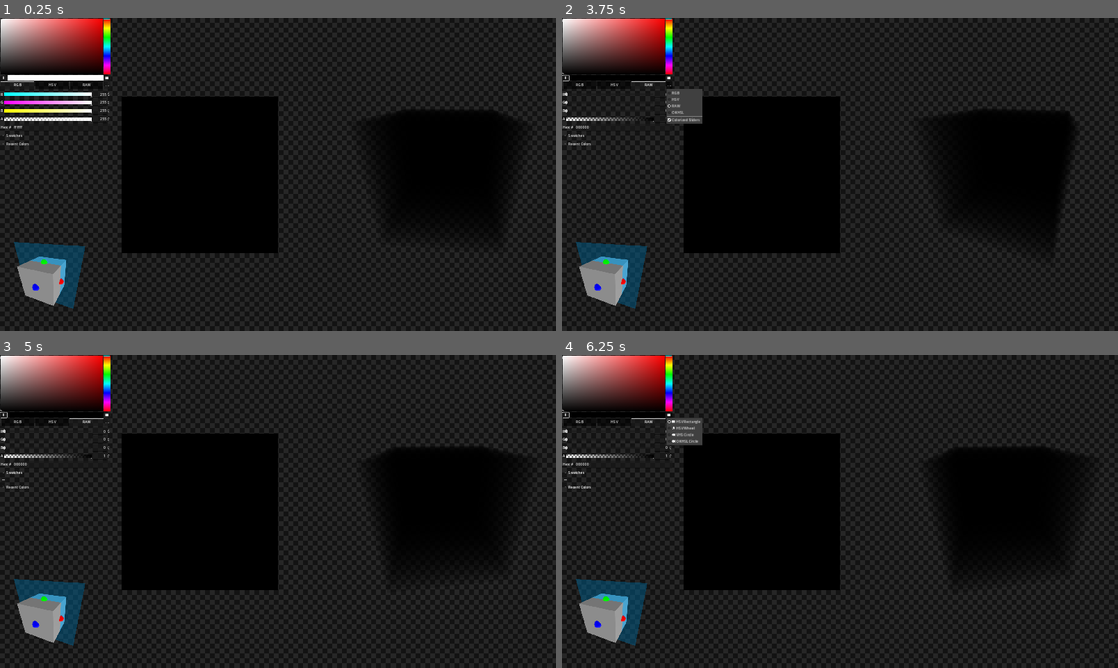
Above: before the commit, frames 1-4 (two rows, left to right).
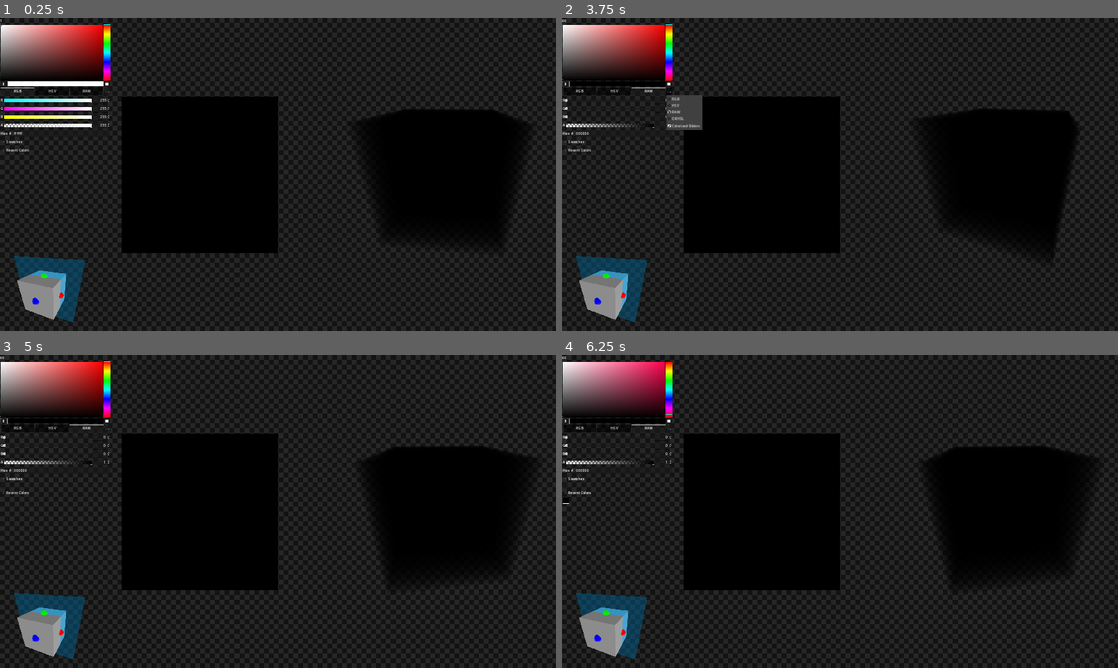
Above: after the commit, the same moments.

Repository: Z53-INCOMING/krita-3d
Game: Godot game, scene res://program.tscn
Same seed, same stepped clock (60 frames per second), same inputs: the game is played once before the commit and once after it.
Inputs (mouse positions are in pixels of both pictures, inside the frame that each line leads up to; where the layout moved, square brackets give the same spot in the first picture):
- Up to frame 1 (0.25 s): no input
- Up to frame 2 (3.75 s): click (567, 83) [567, 77] at 0.5 s; click "RGB" at 1.25 s; click "HSV" at 2 s; click "RAW" at 2.75 s; click "..." at 3.5 s
- Up to frame 3 (5 s): click "Swatches" at 4.25 s
- Up to frame 4 (6.25 s): click "Recent Colors" at 5 s; click (667, 414) at 5.77 s

The runs differ from the first frame. In frame 1, 7.2% of the frame differs, in the area x 0-20%, y 0-98%; in frame 2, 6.2%; in frame 3, 5.8%; in frame 4, 6.4%.

Commit message:
brush size

Diff:
--- a/program.gd
+++ b/program.gd
@@ -21,7 +21,7 @@
 var image: Image
 
 # Max is 128, works better with powers of two
-var image_size := 32
+var image_size := 64
 
 var old_integer_mouse_coord: Vector2i
 
@@ -32,6 +32,8 @@
 var point_in_history := 0
 
 var volumetric_shader: ShaderMaterial
+
+var brush_radius := 4.0
 
 func _ready():
 	if false:
@@ -125,9 +127,16 @@
 
 	if AABB(Vector3.ZERO, Vector3.ONE).has_point(mouse_position_3d):
 		if Input.is_action_pressed("paint"):
-			if old_integer_mouse_coord != calculate_integer_mouse_coordinate(mouse_position_3d):
-				color_pixel(mouse_position_3d, brush_color)
-				old_integer_mouse_coord = calculate_integer_mouse_coordinate(mouse_position_3d)
+			var current_integer_mouse_coord := calculate_integer_mouse_coordinate(mouse_position_3d)
+			var selected_pixel_3d = Vector3i(floor(mouse_position_3d * float(image_size)))
+			if old_integer_mouse_coord != current_integer_mouse_coord:
+				for x in range(selected_pixel_3d.x - int(ceil(brush_radius)), selected_pixel_3d.x + int(ceil(brush_radius) + 1)):
+					for y in range(selected_pixel_3d.y - int(ceil(brush_radius)), selected_pixel_3d.y + int(ceil(brush_radius) + 1)):
+						for z in range(selected_pixel_3d.z - int(ceil(brush_radius)), selected_pixel_3d.z + int(ceil(brush_radius) + 1)):
+							if Vector3(x, y, z).distance_squared_to(Vector3(selected_pixel_3d)) < brush_radius * brush_radius:
+								color_pixel(Vector3(x, y, z) / float(image_size), brush_color)
+
+				old_integer_mouse_coord = current_integer_mouse_coord
 				update_image()
 		if Input.is_action_pressed("erase"):
 			if old_integer_mouse_coord != calculate_integer_mouse_coordinate(mouse_position_3d):
--- a/program.tscn
+++ b/program.tscn
@@ -70,9 +70,9 @@
 
 [node name="SubViewportContainer" type="SubViewportContainer" parent="."]
 layout_mode = 0
-offset_top = 1440.0
+offset_top = 1504.0
 offset_right = 513.0
-offset_bottom = 1971.0
+offset_bottom = 2035.0
 scale = Vector2(1, -1)
 
 [node name="SubViewport" type="SubViewport" parent="SubViewportContainer"]
@@ -150,7 +150,8 @@
 
 [node name="ColorPickerButton" type="ColorPicker" parent="."]
 layout_mode = 0
+offset_top = 28.0
 offset_right = 512.0
-offset_bottom = 576.0
+offset_bottom = 604.0
 
 [connection signal="color_changed" from="ColorPickerButton" to="." method="_on_color_picker_button_color_changed"]
